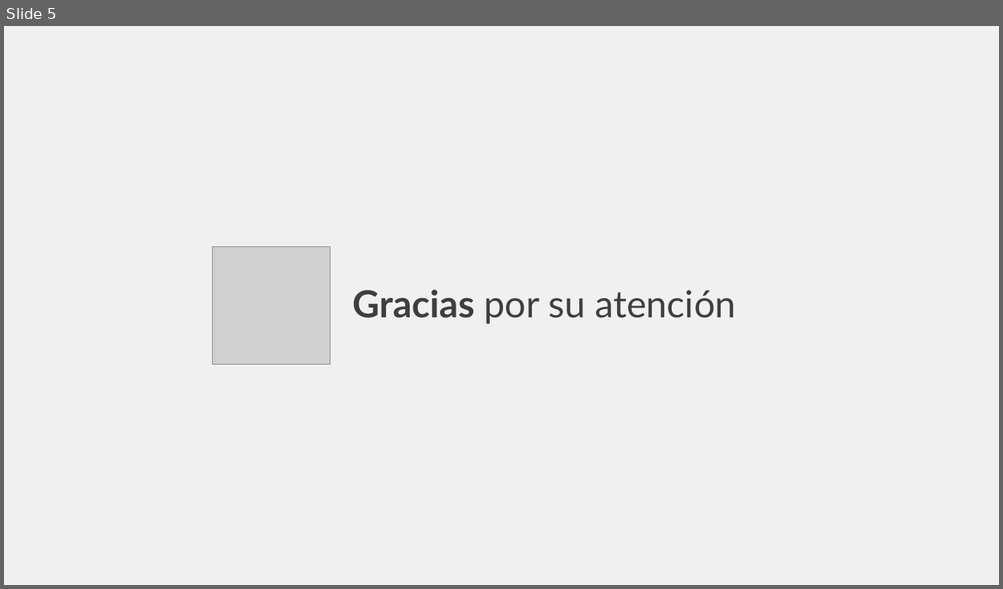
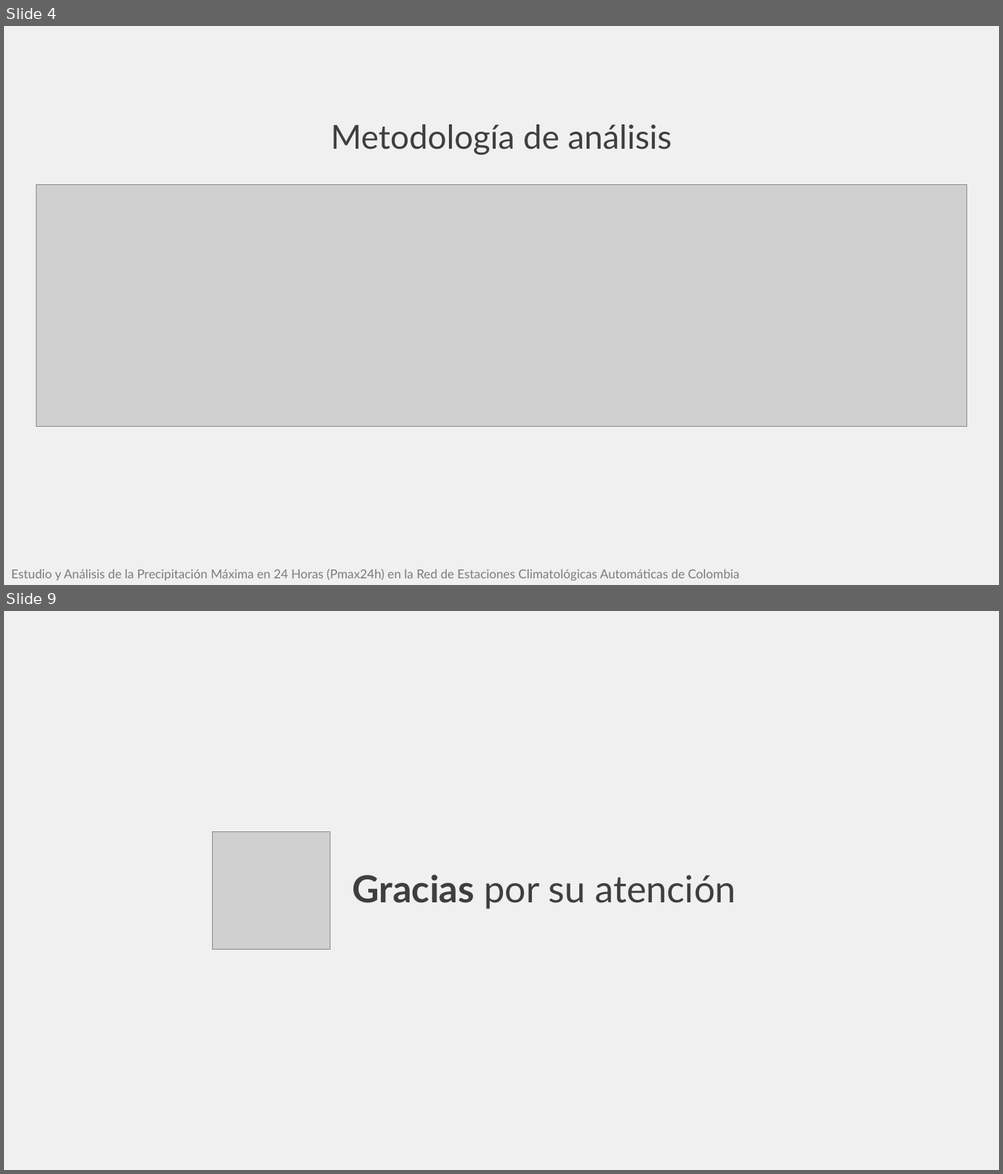
Before and after one commit to rcfdtools/R.HydroTools, a slide deck: tool/PMP/file/report/SCI_XXVI_SNHH26_Presentacion_PMax24HAutomColombia_v1.pptx. Shown one above the other, each under a label of ours: slide 5 before the commit, slides 4 and 9 after it; the slides between them are not shown. The pictures are 1003x589 and 1003x1174 pixels, drawn with LibreOffice and Linux fonts; fonts in the diff are those of the drawing; grey boxes stand for pictures. Boxes give left, top, right and bottom in pixels: in the first picture for what was removed or moved away, otherwise in the second. Text is boxed around its words. In the diff, an @@ line names an element or a change of style, - is before the commit and + after.

```diff
--- a/tool/PMP/file/report/SCI_XXVI_SNHH26_Presentacion_PMax24HAutomColombia_v1.pptx
+++ b/tool/PMP/file/report/SCI_XXVI_SNHH26_Presentacion_PMax24HAutomColombia_v1.pptx
@@ slide 4 added at bbox=[4, 26, 999, 585], background #F0F0F0 @@
@@ title added at bbox=[330, 124, 671, 155], 32 pt, text #3E3E3E @@
+Metodología de análisis
@@ picture added at bbox=[37, 185, 967, 426] @@
@@ text added at bbox=[11, 569, 740, 581], 12 pt, text #7C7C7C @@
+Estudio y Análisis de la Precipitación Máxima en 24 Horas (Pmax24h) en la Red de Estaciones Climatológicas Automáticas de Colombia
@@ what was slide 5 is now slide 9 @@
```
Also in this commit, not shown: 4 slides changed, 3 other slides added, 1 other file.
